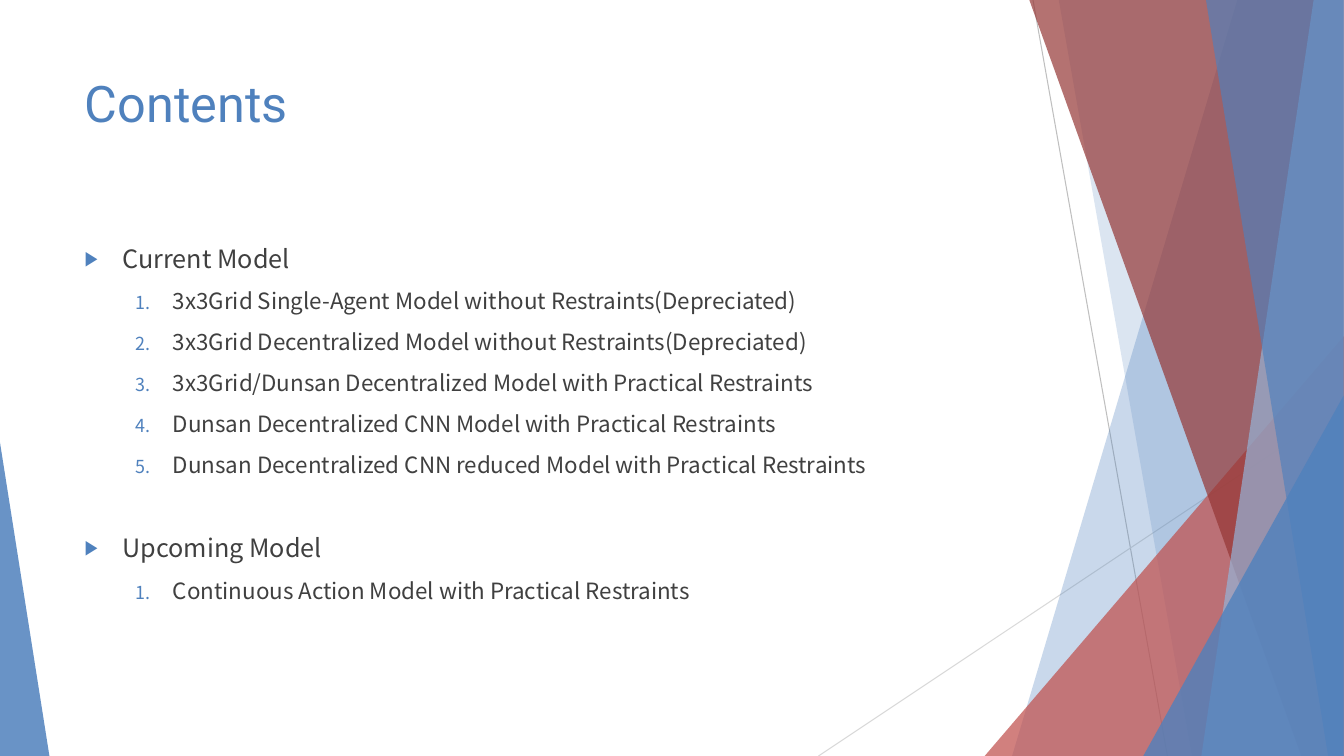
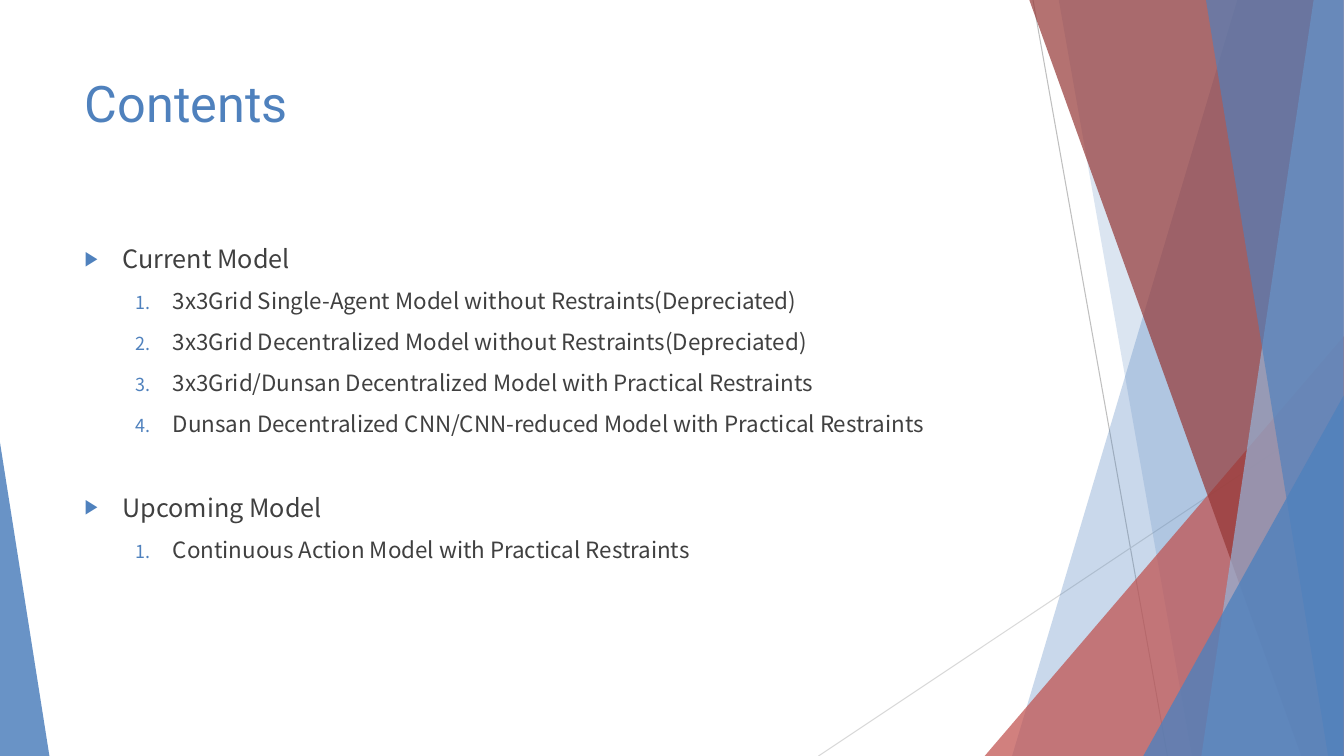
Before and after one commit to 3neutronstar/rl-constraints-traffic, a slide deck: slide 2 of Traffic Optimization Final Speech.pptx. Drawn at 1344x756 pixels with LibreOffice and Linux fonts; fonts in the diff are those of the drawing. Boxes give left, top, right and bottom in pixels: in the first picture for what was removed or moved away, otherwise in the second. Text is boxed around its words. In the diff, an @@ line names an element or a change of style, - is before the commit and + after.

```diff
--- a/Traffic Optimization Final Speech.pptx
+++ b/Traffic Optimization Final Speech.pptx
@@ text at [173, 414, 924, 436]: text changed @@
-  4. Dunsan Decentralized CNN Model with Practical Restraints
-  5. Dunsan Decentralized CNN reduced Model with Practical Restraints
+  4. Dunsan Decentralized CNN/CNN-reduced Model with Practical Restraints
```
Also in this commit, not shown: 4 other slides changed, 4 slides added, 2 other files.
